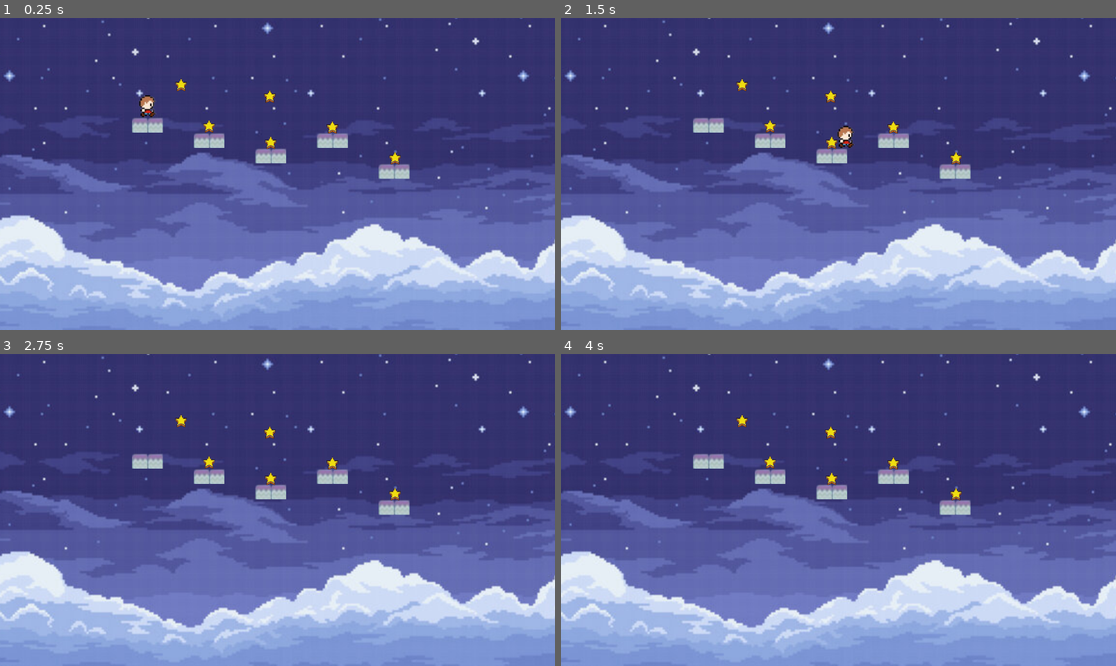
Above: before the commit, frames 1-4 (two rows, left to right).
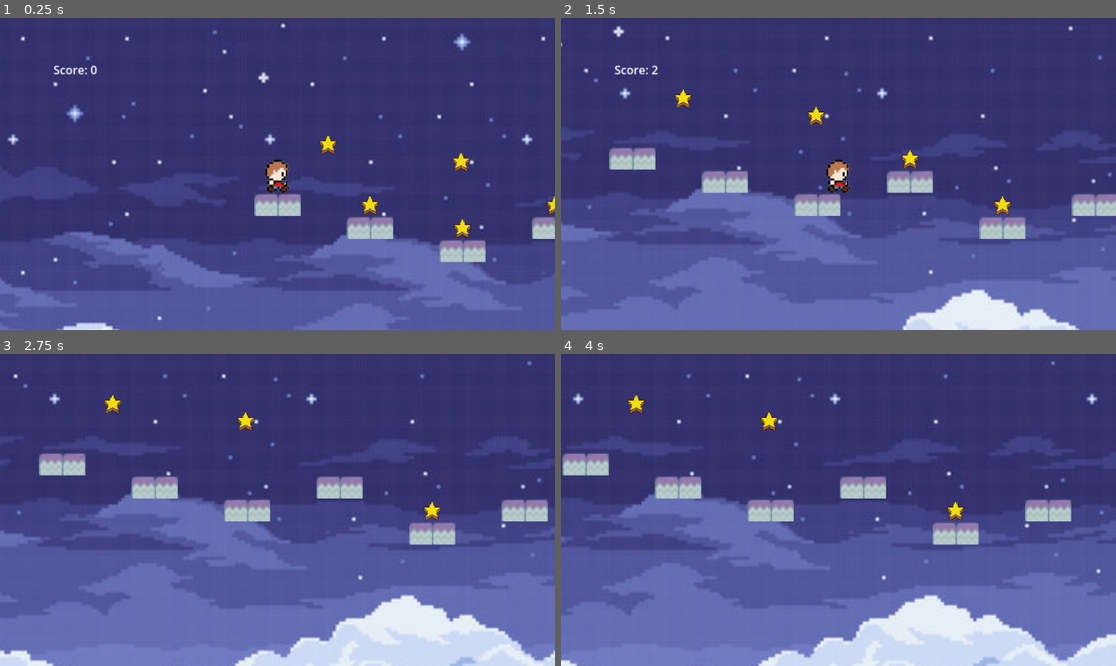
Above: after the commit, the same moments.

Repository: FutureFruits123/learning-project
Game: Godot game, scene res://main_scene.tscn
The game is run twice, just before and just after one commit, with the same random seed, the same clock (stepped at 60 frames per second) and the same inputs.
Inputs:
- Up to frame 1 (0.25 s): no input
- Up to frame 2 (1.5 s): tap Enter at 0.5 s; hold Right (ui_right) from 0.53 s (still down); tap Space (ui_accept) at 0.77 s
- Up to frame 3 (2.75 s): tap Space (ui_accept) at 1.52 s; release Right (ui_right) at 2.03 s; hold Left (ui_left) from 2.03 s (still down)
- Up to frame 4 (4 s): release Left (ui_left) at 2.78 s; hold Right (ui_right) from 2.78 s (still down); tap Space (ui_accept) at 3.02, 3.5, 3.77 s

The runs differ from the first frame. In frame 1, 50% of the frame differs, in the area x 0-100%, y 0-100%; in frame 2, 45%; in frame 3, 37%; in frame 4, 37%.

Commit message:
finished

Diff:
--- /dev/null
+++ b/Global.gd
@@ -0,0 +1,3 @@
+extends Node2D
+
+var score = 0
--- /dev/null
+++ b/Label.gd
@@ -0,0 +1,11 @@
+extends Label
+
+
+# Called when the node enters the scene tree for the first time.
+func _ready() -> void:
+	pass # Replace with function body.
+
+
+# Called every frame. 'delta' is the elapsed time since the previous frame.
+func _process(delta: float) -> void:
+	self.text = "Score: " + str(Global.score)
--- a/main_scene.tscn
+++ b/main_scene.tscn
@@ -1,9 +1,11 @@
-[gd_scene load_steps=7 format=3 uid="uid://55bril2h454h"]
-
+[gd_scene load_steps=9 format=3 uid="uid://55bril2h454h"]
+
+[ext_resource type="Script" path="res://Global.gd" id="1_3qsx8"]
 [ext_resource type="PackedScene" uid="uid://juugnuri4i2j" path="res://objects/main_character.tscn" id="1_gra0g"]
 [ext_resource type="Texture2D" uid="uid://o35dcuyougfk" path="res://assets/360_F_761478116_zFCVgWbzLkz31G1QeUu0d7k4RJE7gy2w.jpg" id="1_y3fsk"]
 [ext_resource type="Texture2D" uid="uid://kosdrvva7c71" path="res://assets/4b20479d-e7f6-4832-bd03-322814e191c6-removebg-preview.png" id="2_k2nof"]
 [ext_resource type="PackedScene" uid="uid://chlrlhbwlodcx" path="res://objects/area_2d.tscn" id="4_aif67"]
+[ext_resource type="Script" path="res://Label.gd" id="4_js1m6"]
 
 [sub_resource type="TileSetAtlasSource" id="TileSetAtlasSource_d6sqj"]
 texture = ExtResource("2_k2nof")
@@ -957,38 +959,62 @@
 
 [node name="MainScene" type="Node2D"]
 position = Vector2(357, 192)
+script = ExtResource("1_3qsx8")
+metadata/_edit_horizontal_guides_ = [128.0]
 
 [node name="360F761478116ZFcVgWbzLkz31g1QeUu0d7k4rje7Gy2w" type="Sprite2D" parent="."]
+position = Vector2(3, -12)
 texture = ExtResource("1_y3fsk")
 
 [node name="MainCharacter" parent="." instance=ExtResource("1_gra0g")]
 position = Vector2(-128, -76)
 scale = Vector2(0.5, 0.5)
 
+[node name="Camera2D" type="Camera2D" parent="MainCharacter"]
+zoom = Vector2(3, 3)
+limit_left = 0
+limit_top = 0
+limit_right = 596
+limit_bottom = 276
+
+[node name="Control" type="Control" parent="MainCharacter"]
+layout_mode = 3
+anchors_preset = 0
+offset_left = 256.0
+offset_top = 152.0
+offset_right = 296.0
+offset_bottom = 192.0
+
+[node name="Label" type="Label" parent="MainCharacter/Control"]
+layout_mode = 1
+anchors_preset = -1
+anchor_left = -14.15
+anchor_top = -7.7
+anchor_right = -14.15
+anchor_bottom = -7.7
+offset_right = 73.0
+offset_bottom = 36.0
+script = ExtResource("4_js1m6")
+
 [node name="TileMap" type="TileMap" parent="."]
 tile_set = SubResource("TileSet_ia6p6")
 format = 2
-layer_0/tile_data = PackedInt32Array(-131072, 131072, 6, -196605, 131072, 6, -131076, 131072, 6, -65529, 131072, 6, -65537, 131072, 6, -196616, 131072, 6, -196604, 131072, 6, -65528, 131072, 6, -131077, 131072, 6, -196617, 131072, 6)
+layer_0/tile_data = PackedInt32Array(-131072, 131072, 6, -196605, 131072, 6, -131076, 131072, 6, -65529, 131072, 6, -65537, 131072, 6, -196616, 131072, 6, -196604, 131072, 6, -65528, 131072, 6, -131077, 131072, 6, -196617, 131072, 6, -131060, 131072, 6, -131061, 131072, 6)
 
 [node name="Area2D" parent="." instance=ExtResource("4_aif67")]
 position = Vector2(-93, -98)
 
 [node name="Area2D2" parent="." instance=ExtResource("4_aif67")]
-position = Vector2(0, -38)
+position = Vector2(0, -40)
 
 [node name="Area2D3" parent="." instance=ExtResource("4_aif67")]
-position = Vector2(129, -22)
+position = Vector2(128, -24)
 
 [node name="Area2D4" parent="." instance=ExtResource("4_aif67")]
-position = Vector2(-64, -55)
+position = Vector2(-64, -56)
 
 [node name="Area2D5" parent="." instance=ExtResource("4_aif67")]
-position = Vector2(64, -54)
+position = Vector2(64, -56)
 
 [node name="Area2D6" parent="." instance=ExtResource("4_aif67")]
 position = Vector2(-1, -86)
-
-[node name="Camera2D" type="Camera2D" parent="."]
-position = Vector2(6.99997, -5.00002)
-scale = Vector2(0.2, 0.2)
-zoom = Vector2(2, 2)
--- /dev/null
+++ b/objects/area_2d.gd
@@ -0,0 +1,16 @@
+extends Area2D
+
+
+# Called when the node enters the scene tree for the first time.
+func _ready() -> void:
+	pass # Replace with function body.
+
+
+# Called every frame. 'delta' is the elapsed time since the previous frame.
+func _process(delta: float) -> void:
+	pass
+
+func _on_body_entered(body):
+	Global.score += 1
+	print(Global.score)
+	queue_free()
--- a/objects/area_2d.tscn
+++ b/objects/area_2d.tscn
@@ -1,12 +1,14 @@
-[gd_scene load_steps=3 format=3 uid="uid://chlrlhbwlodcx"]
+[gd_scene load_steps=4 format=3 uid="uid://chlrlhbwlodcx"]
 
+[ext_resource type="Script" path="res://objects/area_2d.gd" id="1_3ucb7"]
 [ext_resource type="Texture2D" uid="uid://3wnh0w676yhl" path="res://assets/download-removebg-preview (1).png" id="1_4g4r8"]
 
 [sub_resource type="CircleShape2D" id="CircleShape2D_vgnq7"]
 radius = 86.6667
 
-[node name="Area2D" type="Area2D"]
+[node name="Star" type="Area2D"]
 scale = Vector2(0.5, 0.5)
+script = ExtResource("1_3ucb7")
 
 [node name="Download-removebg-preview(1)" type="Sprite2D" parent="."]
 scale = Vector2(0.15, 0.15)
@@ -16,3 +18,5 @@
 position = Vector2(0, 2)
 scale = Vector2(0.15, 0.15)
 shape = SubResource("CircleShape2D_vgnq7")
+
+[connection signal="body_entered" from="." to="." method="_on_body_entered"]
--- a/project.godot
+++ b/project.godot
@@ -13,6 +13,10 @@
 config/name="learning-project"
 run/main_scene="res://main_scene.tscn"
 config/features=PackedStringArray("4.3", "Forward Plus")
+
+[autoload]
+
+Global="*res://Global.gd"
 
 [input]
 
